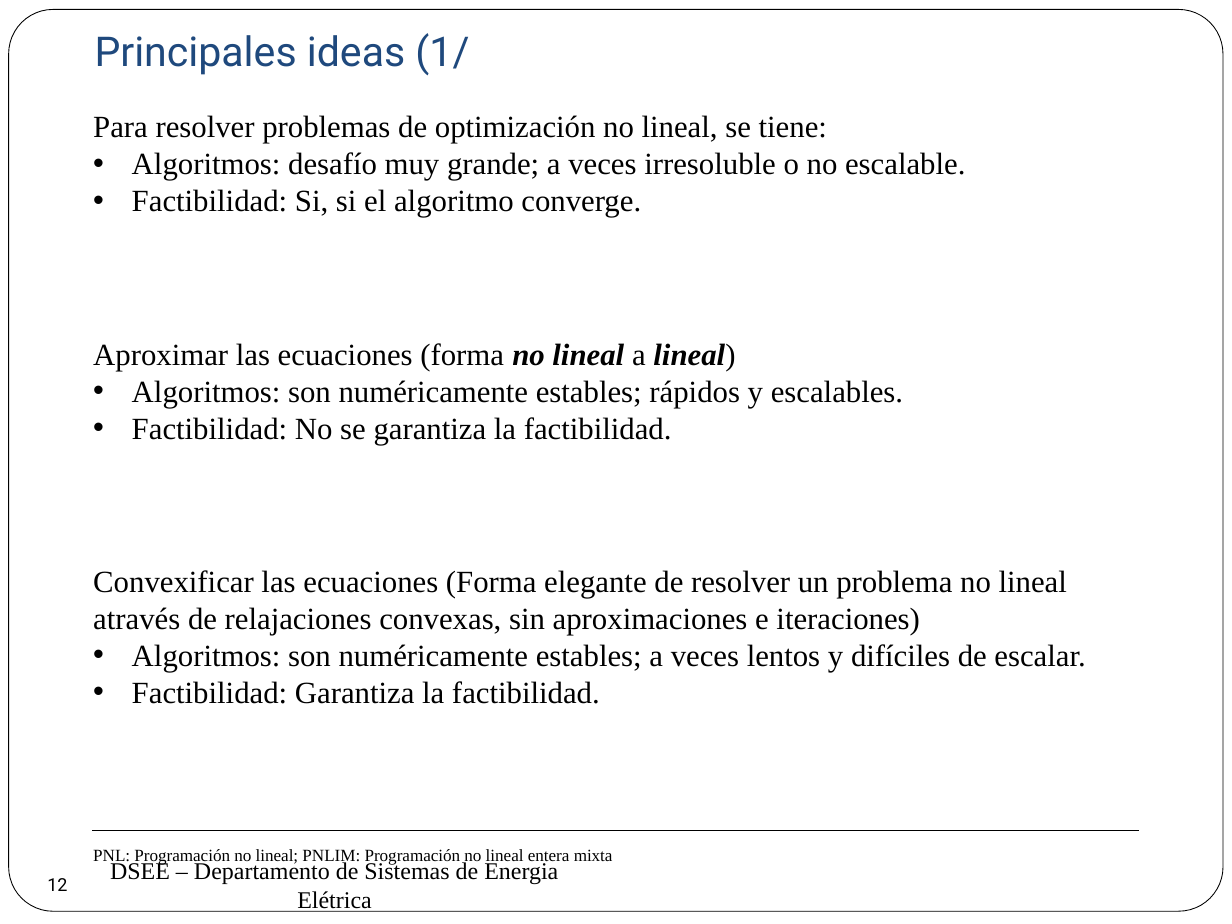
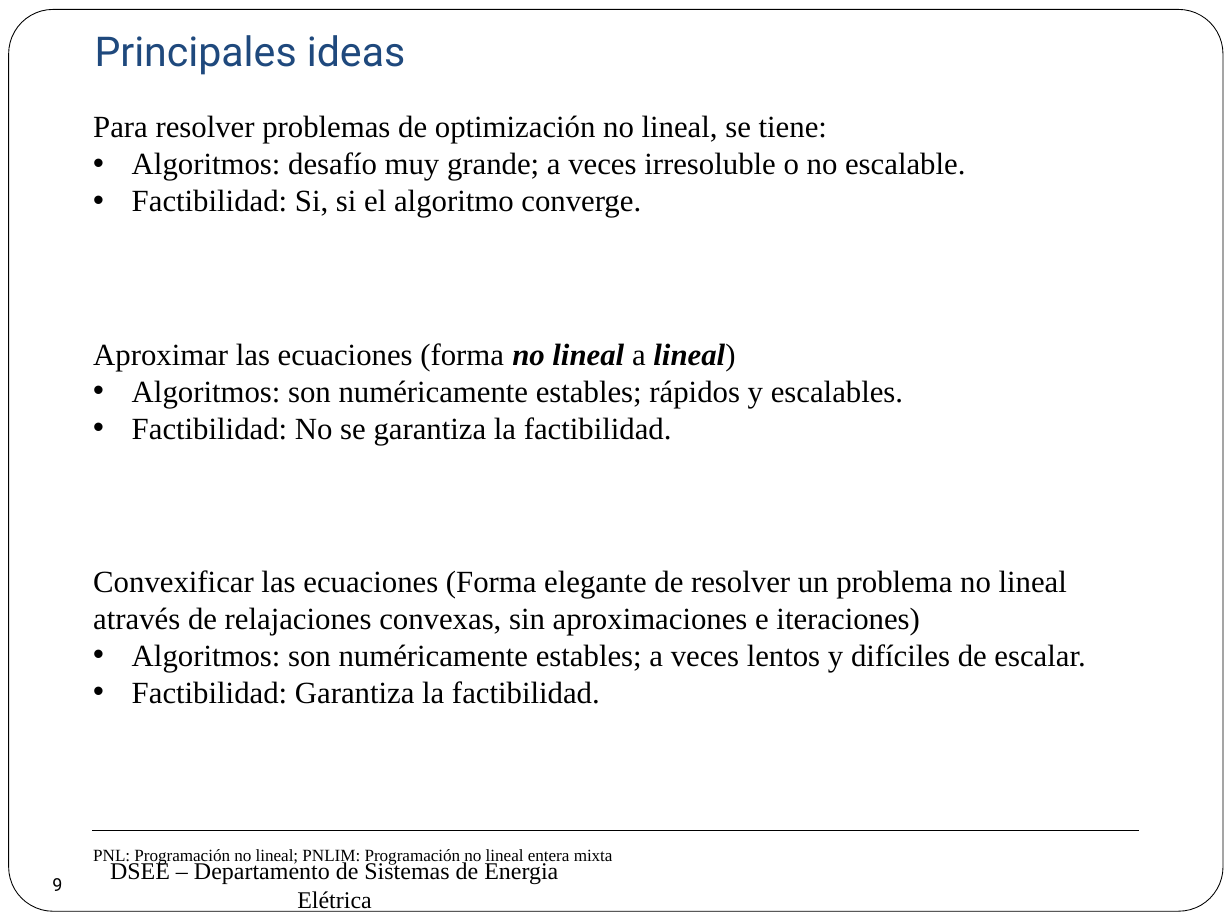
Before and after one commit to erikfilias/Power-Systems-Optimization-using-Julia-Language, a slide deck: slide 9 of 1. Lectures/Introducción a la Optimización aplicada a Sistemas de Energía Eléctrica/Dia 2/5. Power Flow.pptx (slide 12 before the commit). Drawn at 1232x924 pixels with LibreOffice and Linux fonts; fonts in the diff are those of the drawing; background and template pictures are left out. Boxes give left, top, right and bottom in pixels: in the first picture for what was removed or moved away, otherwise in the second. Text is boxed around its words. In the diff, an @@ line names an element or a change of style, - is before the commit and + after.

```diff
--- a/1. Lectures/Introducción a la Optimización aplicada a Sistemas de Energía Eléctrica/Dia 2/5. Power Flow.pptx
+++ b/1. Lectures/Introducción a la Optimización aplicada a Sistemas de Energía Eléctrica/Dia 2/5. Power Flow.pptx
@@ text at [95, 35, 405, 75]: text changed @@
-Principales ideas (1/
+Principales ideas
@@ page number at [52, 878, 62, 891]: text changed @@
-12
+9
```
Also in this commit, not shown: 2 other slides changed, 5 slides added, 3 slides removed.
